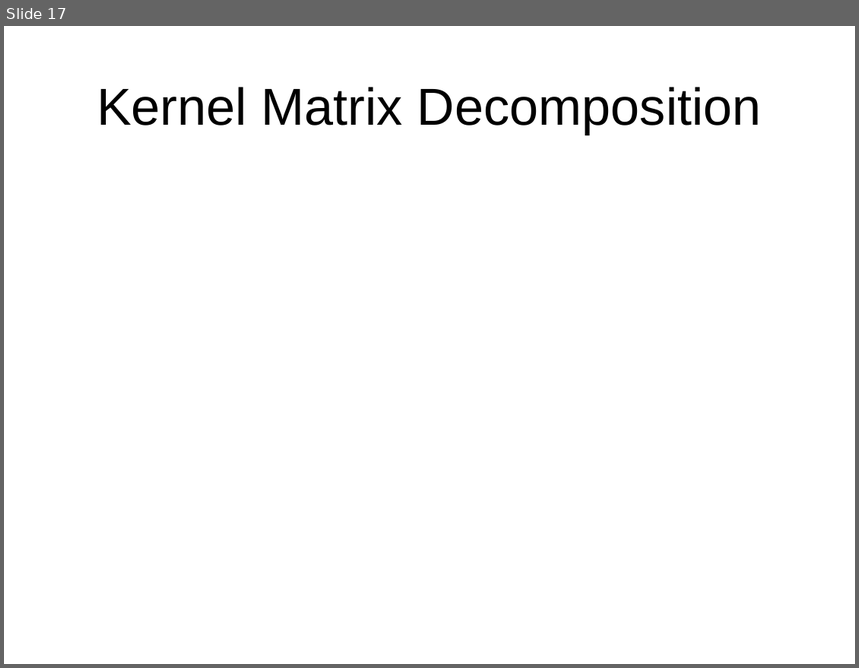
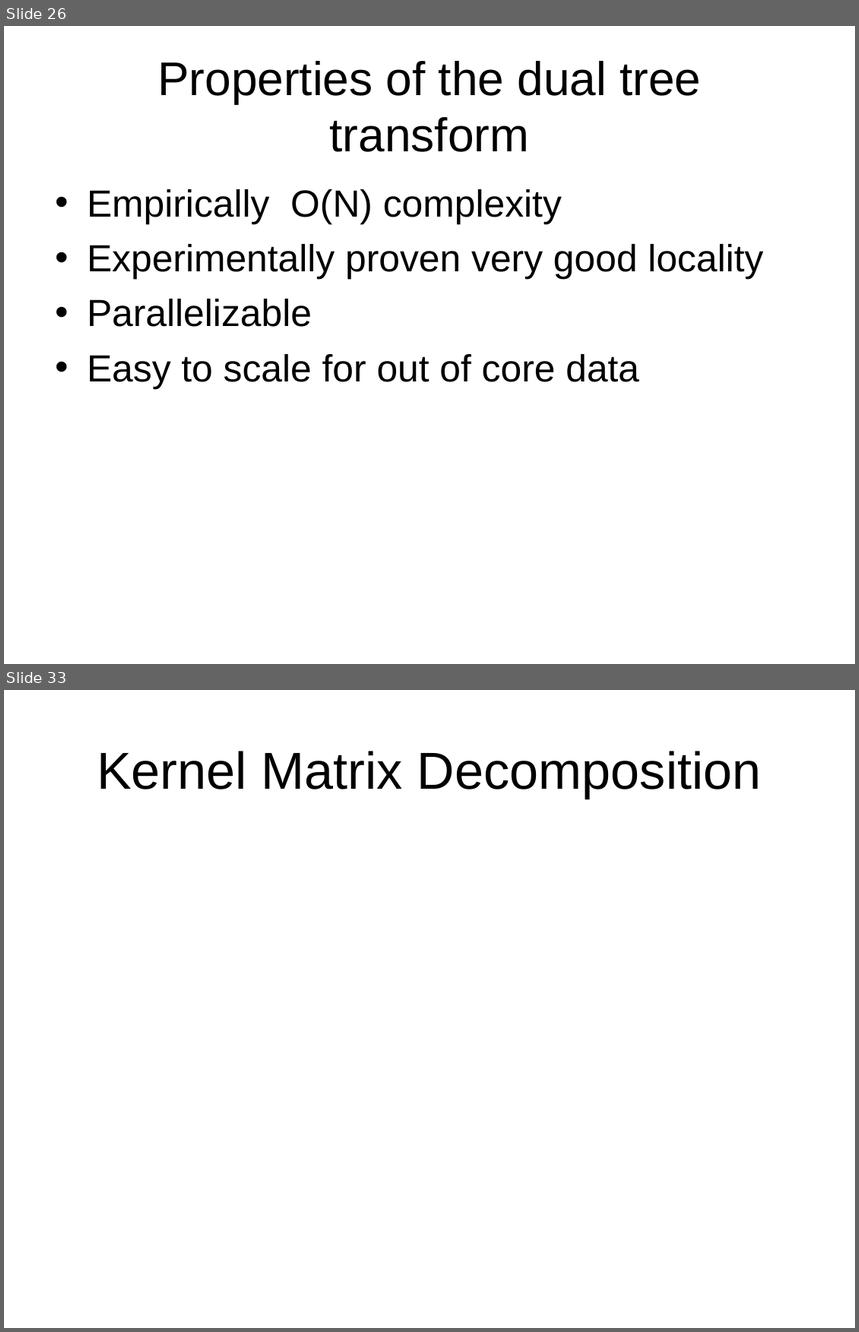
Before and after one commit to subailong/mlpack, a slide deck: fastlib/u/nvasil/docs/proposal/proposal.ppt. Shown one above the other, each under a label of ours: slide 17 before the commit, slides 26 and 33 after it; the slides between them are not shown. The pictures are 859x668 and 859x1332 pixels, drawn with LibreOffice and Linux fonts; fonts in the diff are those of the drawing. Boxes give left, top, right and bottom in pixels: in the first picture for what was removed or moved away, otherwise in the second. Text is boxed around its words. In the diff, an @@ line names an element or a change of style, - is before the commit and + after.

```diff
--- a/fastlib/u/nvasil/docs/proposal/proposal.ppt
+++ b/fastlib/u/nvasil/docs/proposal/proposal.ppt
@@ slide 26 added at (4, 26, 855, 664), background #FFFFFF @@
@@ title added at (158, 61, 701, 152), 40 pt, text #000000 @@
+Properties of the dual tree transform
@@ text added at (87, 189, 763, 389), 32 pt, text #000000 @@
+• Empirically O(N) complexity
+• Experimentally proven very good locality
+• Parallelizable
+• Easy to scale for out of core data
@@ what was slide 17 is now slide 33 @@
```
Also in this commit, not shown: 18 other slides added, 3 slides removed.
